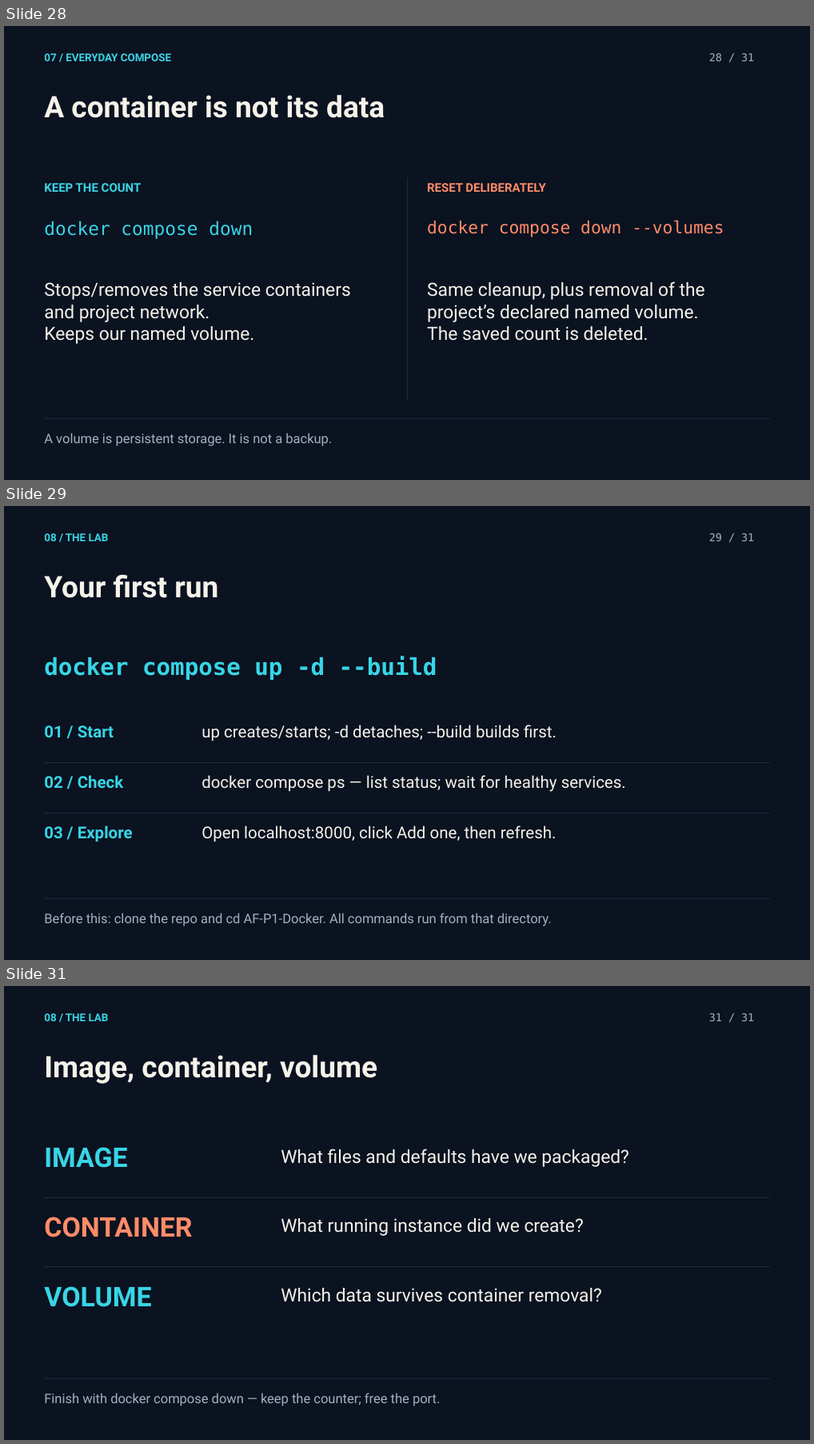
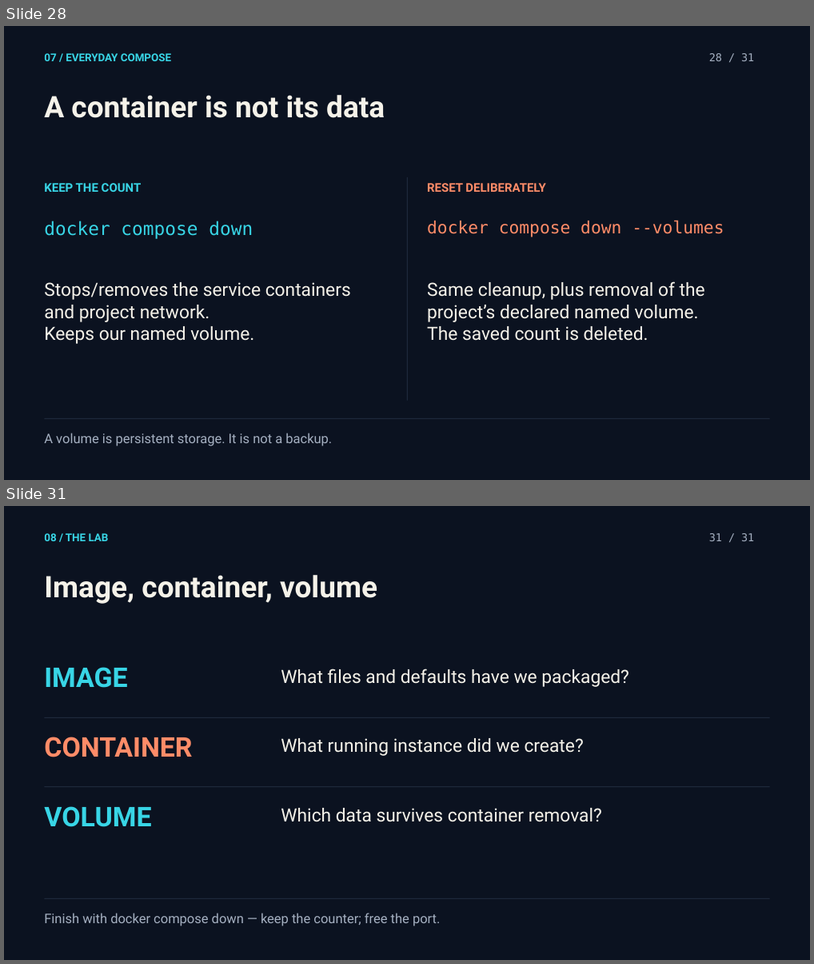
Before and after one commit to APP-Factory-USIU/AF-P1-Docker, a slide deck: slides/docker-introduction.pptx. Shown one above the other, each under a label of ours: slides 28, 29 and 31 before the commit, slides 28 and 31 after it; the slides between them are not shown. The pictures are 814x1444 and 814x964 pixels, drawn with LibreOffice and Linux fonts; fonts in the diff are those of the drawing. Boxes give left, top, right and bottom in pixels: in the first picture for what was removed or moved away, otherwise in the second. Text is boxed around its words. In the diff, an @@ line names an element or a change of style, - is before the commit and + after.

Commit message:
Turn Docker workshop into a guided lab
Move completed Docker configuration into an instructor answer key and
teach students to create the files through staged exercises. Update
documentation, slides, CI, and app defaults for the starter workflow.

```diff
--- a/slides/docker-introduction.pptx
+++ b/slides/docker-introduction.pptx
@@ slide 29 removed at (4, 506, 810, 960), background #0B1220 @@
@@ text removed at (44, 533, 109, 541) @@
-08 / THE LAB
@@ text removed at (710, 533, 754, 541) @@
-29 / 31
@@ text removed at (44, 575, 218, 598) @@
-Your first run
@@ text removed at (44, 656, 438, 680) @@
-docker compose up -d --build
@@ text removed at (44, 725, 114, 737) @@
-01 / Start
@@ text removed at (202, 724, 557, 740) @@
-up creates/starts; -d detaches; --build builds first.
@@ rectangle removed at (45, 763, 770, 763) @@
@@ text removed at (44, 775, 124, 788) @@
-02 / Check
@@ text removed at (202, 775, 626, 792) @@
-docker compose ps — list status; wait for healthy services.
@@ rectangle removed at (45, 812, 770, 813) @@
@@ text removed at (44, 825, 133, 841) @@
-03 / Explore
@@ text removed at (202, 825, 557, 841) @@
-Open localhost:8000, click Add one, then refresh.
@@ text removed at (44, 912, 552, 926) @@
-Before this: clone the repo and cd AF-P1-Docker. All commands run from that directory.
@@ rectangle removed at (45, 898, 770, 899) @@
```
Also in this commit, not shown: 3 slides changed, 1 slide added, 13 other files.
